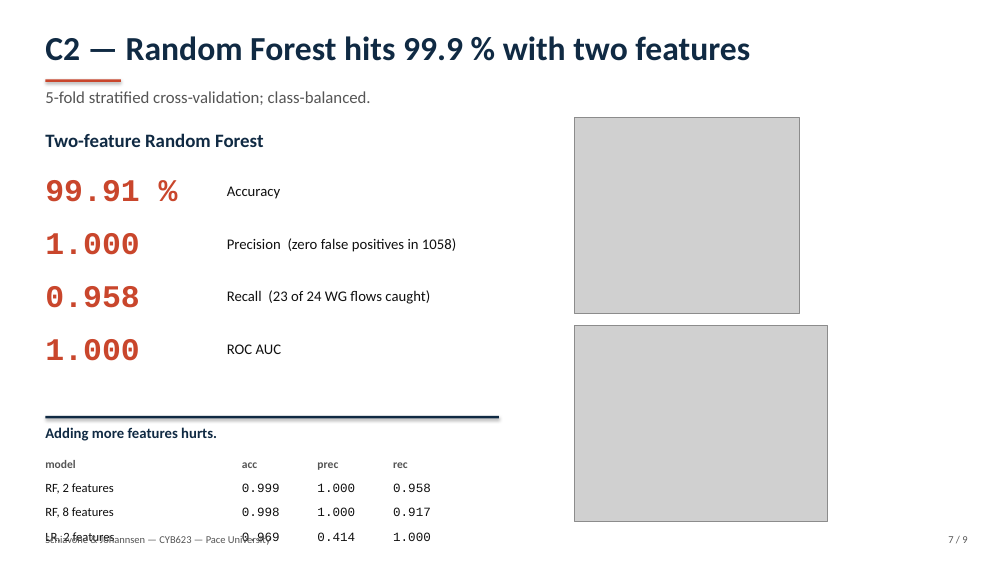
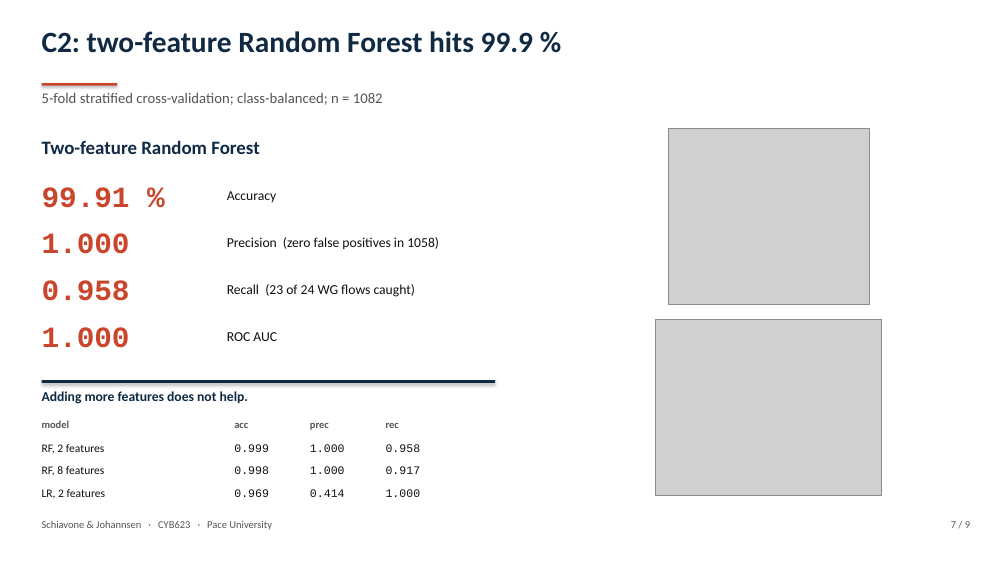
Before and after one commit to BitEU/WireGuard_Research, a slide deck: slide 7 of slides/WireGuard-udp2raw-detection.pptx. Drawn at 1008x567 pixels with LibreOffice and Linux fonts; fonts in the diff are those of the drawing; grey boxes stand for pictures. Boxes give left, top, right and bottom in pixels: in the first picture for what was removed or moved away, otherwise in the second. Text is boxed around its words. In the diff, an @@ line names an element or a change of style, - is before the commit and + after.

```diff
--- a/slides/WireGuard-udp2raw-detection.pptx
+++ b/slides/WireGuard-udp2raw-detection.pptx
@@ text at [42,31,533,53]: text changed; size 32 to 28 pt @@
-C2 — Random Forest hits 99.9 % with two features
+C2: two-feature Random Forest hits 99.9 %
@@ rectangle: place and size @@
-rectangle at [45,79,121,82]
+rectangle at [42,83,117,85]
@@ text at [42,93,383,105]: text changed; size 16 to 14 pt @@
-5-fold stratified cross-validation; class-balanced.
+5-fold stratified cross-validation; class-balanced; n = 1082
@@ text "Two-feature Random Forest": place and size @@
-text "Two-feature Random Forest" at [45,133,263,147]
+text "Two-feature Random Forest" at [42,140,259,154]
@@ picture: place and size @@
-picture at [575,117,799,314]
+picture at [668,129,870,304]
@@ text "99.91 %": place and size @@
-text "99.91 %" at [45,180,139,202]
+text "99.91 %" at [42,187,130,208]
@@ size 30 to 28 pt in 4 elements at [42,233,130,254], [42,187,130,208], [42,280,130,301], [42,327,130,348] @@
@@ text "1.000": place and size @@
-text "1.000" at [45,339,139,361]
+text "1.000" at [42,327,130,348]
@@ size 14 to 13 pt in 4 elements at [227,237,439,249], [227,191,276,202], [227,284,415,297], [227,332,277,341] @@
@@ text "ROC AUC": place and size @@
-text "ROC AUC" at [227,344,282,354]
+text "ROC AUC" at [227,332,277,341]
@@ picture: place and size @@
-picture at [575,325,827,522]
+picture at [656,319,882,495]
@@ rectangle: place and size @@
-rectangle at [45,416,499,418]
+rectangle at [42,380,495,383]
@@ size 11 to 10 pt in 4 elements at [234,423,248,428], [310,423,329,430], [386,423,399,428], [42,420,70,428] @@
@@ text "model": place and size @@
-text "model" at [45,460,75,468]
+text "model" at [42,420,70,428]
@@ text at [42,391,248,404]: text changed; size 14 to 13 pt @@
-Adding more features hurts.
+Adding more features does not help.
@@ text "RF, 2 features": place and size @@
-text "RF, 2 features" at [45,483,114,494]
+text "RF, 2 features" at [42,444,105,453]
@@ text "RF, 8 features": place and size @@
-text "RF, 8 features" at [45,507,114,518]
+text "RF, 8 features" at [42,466,105,475]
@@ 6 texts: place and size @@
-6 texts at [242,462,355,516]
+6 texts at [234,423,345,474]
@@ 3 texts: place and size @@
-3 texts at [393,462,431,516]
+3 texts at [386,423,421,474]
@@ size 12 to 11 pt in 12 elements at [234,444,269,452], [310,444,345,452], [386,444,421,452], [234,466,269,474], [310,466,345,474], [386,466,421,474], [310,489,345,497], [386,489,421,497], [234,489,269,497], [42,444,105,453], [42,466,105,475], [42,489,106,499] @@
@@ text "LR, 2 features": place and size @@
-text "LR, 2 features" at [45,532,115,543]
+text "LR, 2 features" at [42,489,106,499]
@@ text "0.969": place and size @@
-text "0.969" at [242,532,280,545]
+text "0.969" at [234,489,269,497]
@@ text "0.414": place and size @@
-text "0.414" at [317,532,355,541]
+text "0.414" at [310,489,345,497]
@@ text "1.000": place and size @@
-text "1.000" at [393,532,431,541]
+text "1.000" at [386,489,421,497]
@@ text at [42,521,272,530]: text changed @@
-Schiavone & Johannsen — CYB623 — Pace University
+Schiavone & Johannsen · CYB623 · Pace University
@@ text "7 / 9": place and size @@
-text "7 / 9" at [948,536,967,543]
+text "7 / 9" at [951,521,970,528]
```
Also in this commit, not shown: 8 other slides changed, 2 other files.
